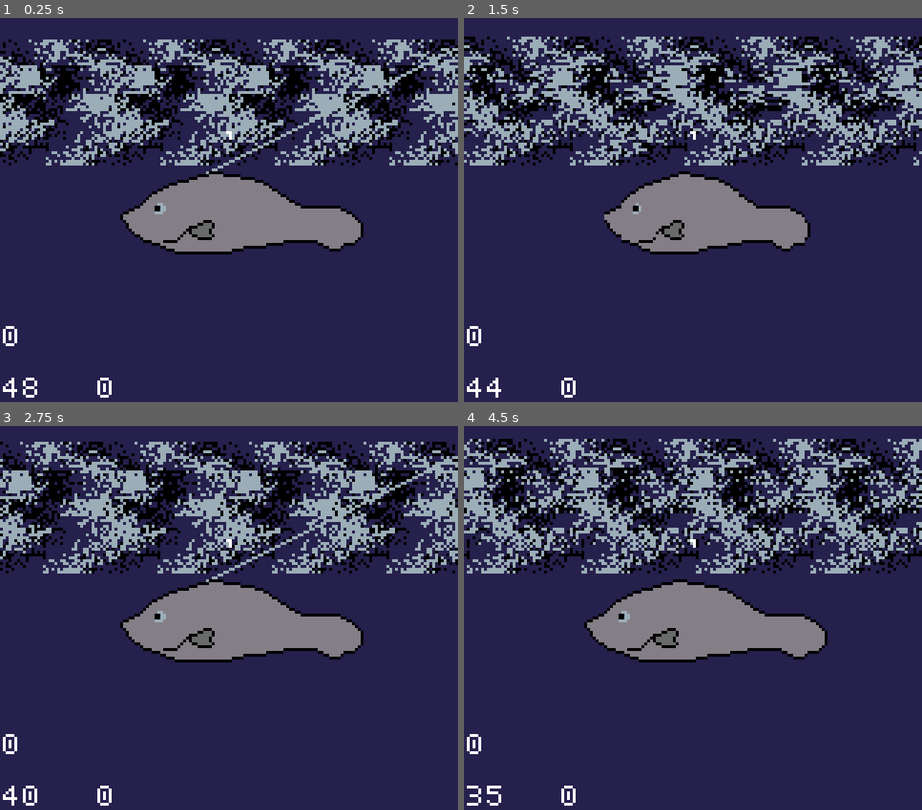
Above: before the commit, frames 1-4 (two rows, left to right).
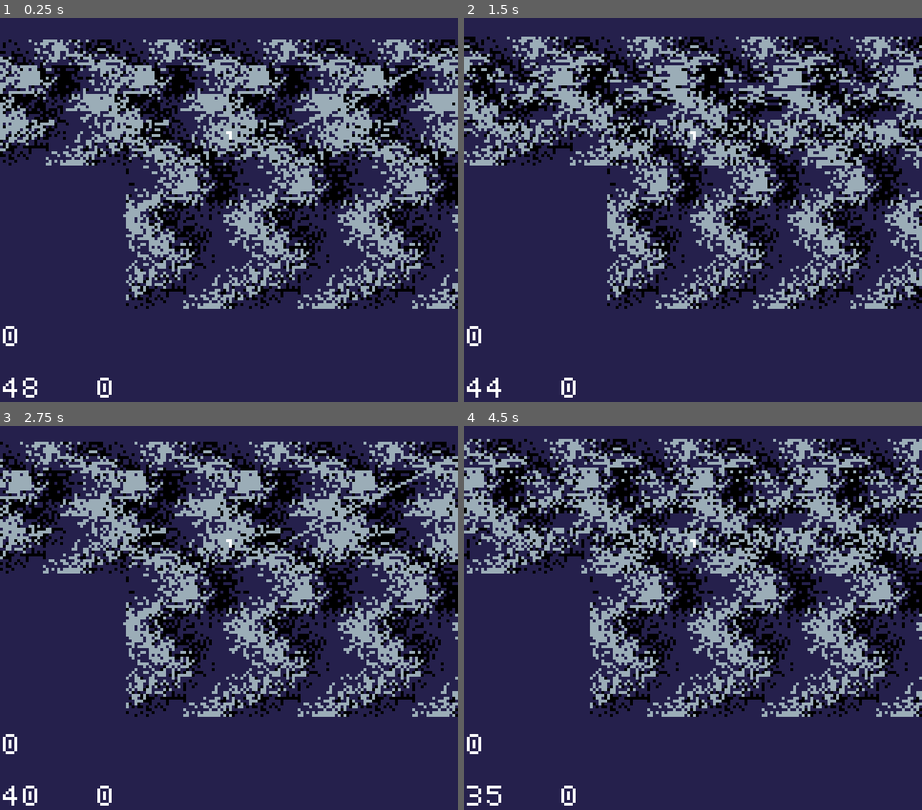
Above: after the commit, the same moments.

Repository: andrebariani/gbjam_12_spooky_fishing
Game: Godot game, scene res://scenes/ui/fish_reeling_scene.tscn
The game is run twice, just before and just after one commit, with the same random seed, the same clock (stepped at 60 frames per second) and the same inputs. This scene is started directly instead of the project's main scene.
Inputs:
- Up to frame 1 (0.25 s): no input
- Up to frame 2 (1.5 s): hold Right (right) 0.53-1.28 s; tap Z (A) at 0.6, 1.35 s; hold Down (down) from 1.28 s (still down)
- Up to frame 3 (2.75 s): release Down (down) at 2.03 s; hold Right (right) from 2.03 s (still down); tap X (B) at 2.1 s; tap Z (A) at 2.3 s
- Up to frame 4 (4.5 s): release Right (right) at 2.78 s; hold Up (up) 2.78-3.53 s; tap Z (A) at 2.85, 3.6 s; hold Left (left) from 3.53 s (still down); tap X (B) at 4.35 s

The runs differ from the first frame. In frame 1, 18% of the frame differs, in the area x 26-100%, y 27-76%; in frame 2, 17%; in frame 3, 18%; in frame 4, 19%.

Commit message:
fish rotates according to sprite on reeling minigame

Diff:
--- a/scenes/entities/fish/Candiru.tres
+++ b/scenes/entities/fish/Candiru.tres
@@ -1,12 +1,14 @@
-[gd_resource type="Resource" script_class="FishData" load_steps=3 format=3 uid="uid://hfrlgdhm8knk"]
+[gd_resource type="Resource" script_class="FishData" load_steps=4 format=3 uid="uid://hfrlgdhm8knk"]
 
 [ext_resource type="Resource" uid="uid://dsq7w47c4m61i" path="res://scenes/items/beetle.tres" id="1_jx1br"]
 [ext_resource type="Script" path="res://scenes/entities/fish/fish_data.gd" id="1_pa6va"]
+[ext_resource type="Texture2D" uid="uid://dh1ytfrnfkg7i" path="res://assets/wave_1.png" id="3_ubt47"]
 
 [resource]
 script = ExtResource("1_pa6va")
 id = &"candiru"
 name = "Candiru"
+sprite = ExtResource("3_ubt47")
 description = "It breaches through the flesh and feasts on its prey from the inside out."
 is_moochable = false
 stamina = 0.0
--- a/scenes/entities/fish/fish_data.gd
+++ b/scenes/entities/fish/fish_data.gd
@@ -4,8 +4,8 @@
 @export_group("Base")
 @export var id: StringName
 @export var name: String
-@export var icon: ImageTexture
-@export var sprite: ImageTexture
+@export var icon: CompressedTexture2D
+@export var sprite: CompressedTexture2D
 @export_multiline var description: String
 @export var is_moochable: bool = false
 @export var stamina: float = 0
--- a/scenes/ui/fish_reeling_scene.gd
+++ b/scenes/ui/fish_reeling_scene.gd
@@ -5,7 +5,8 @@
 @export var input_reel := 'A'
 @export var input_tug := 'B'
 
-@onready var sprite = $Fish
+@onready var sprite_fish_offset = $Hook/FishOffset
+@onready var sprite = $Hook/FishOffset/Fish
 @onready var hook_sprite = $Hook
 @onready var flailTimer = $FlailTimer
 @onready var struggleTimer = $StruggleTimer
@@ -60,11 +61,22 @@
 	max_stamina = fish.stamina
 	stamina = max_stamina
 
+	if fish.sprite:
+		sprite.texture = fish.sprite
+
+		var texture_size = sprite.texture.get_size()
+		var hframes = sprite.hframes
+		var vframes = sprite.vframes
+		var frame_size = Vector2(texture_size.x / hframes, texture_size.y / vframes)
+
+		sprite.position = Vector2(frame_size.x / 2, 0)
+
 func _ready():
-	if fish:
-		#print_debug(fish.stamina)
-		max_stamina = fish.stamina
-		stamina = max_stamina
+	init(fish)
+	#if fish:
+		##print_debug(fish.stamina)
+		#max_stamina = fish.stamina
+		#stamina = max_stamina
 
 var button_pressed = false
 var tug_just_pressed = false
@@ -150,11 +162,16 @@
 
 
 var sprite_flip = false
+var flash_line = true
 func animate_body(_delta):
 	if state != RESULT:
-		hook_sprite.visible = !hook_sprite.visible
+		flash_line = !flash_line
+		var alpha = 255
+		if flash_line:
+			alpha = 0
+		hook_sprite.self_modulate = Color(hook_sprite.self_modulate, alpha)
 	else:
-		hook_sprite.visible = true
+		hook_sprite.self_modulate = Color(hook_sprite.self_modulate, 255)
 	if state == REST:
 		if sprite_flip != button_pressed:
 			sprite_flip = button_pressed
@@ -169,32 +186,37 @@
 	tween = get_tree().create_tween()
 	tween.stop()
 	if sprite_flip:
-		tween.tween_property(sprite, 'scale', Vector2(-1, 1), 0.3) \
-			.set_ease(Tween.EASE_IN) \
-			.set_trans(Tween.TRANS_QUAD)
-		tween.set_parallel()
-		tween.tween_property(hook_sprite, 'position', Vector2(206, 0), 0.3) \
-			.set_ease(Tween.EASE_IN) \
-			.set_trans(Tween.TRANS_QUAD)
+		play_flip_anim(206, 206, -1, 0.3)
 	else:
-		tween.tween_property(sprite, 'scale', Vector2(1, 1), 0.3) \
-			.set_ease(Tween.EASE_IN) \
-			.set_trans(Tween.TRANS_QUAD)
-		tween.set_parallel()
-		tween.tween_property(hook_sprite, 'position', Vector2(123, 0), 0.3) \
-			.set_ease(Tween.EASE_IN) \
-			.set_trans(Tween.TRANS_QUAD)
+		play_flip_anim(123, 206, 1, 0.3)
 	tween.play()
 
 
+func play_flip_anim(left_point_x, right_point_x, _scale, _duration := 0.3):
+	tween = get_tree().create_tween()
+	tween.stop()
+	tween.tween_property(sprite_fish_offset, 'scale', Vector2(_scale, 1), _duration) \
+		.set_ease(Tween.EASE_IN) \
+		.set_trans(Tween.TRANS_QUAD)
+	tween.set_parallel()
+	tween.tween_property(hook_sprite, 'position', Vector2(left_point_x, 0), _duration) \
+		.set_ease(Tween.EASE_IN) \
+		.set_trans(Tween.TRANS_QUAD)
+	#tween.tween_property(sprite_fish_offset, 'position', Vector2(left_point_x, 0), _duration) \
+		#.set_ease(Tween.EASE_IN) \
+		#.set_trans(Tween.TRANS_QUAD)
+	tween.play()
+
+
 func play_got_away_anim():
-	hook_sprite.visible = true
+	hook_sprite.self_modulate = Color(hook_sprite.self_modulate, 255)
 	hook_sprite.frame = 1
 	tween = get_tree().create_tween()
 	tween.stop()
-	tween.tween_property(sprite, 'position', Vector2(-50, 80), 1.5) \
+	tween.tween_property(sprite, 'position', Vector2(-100, 160), 3) \
 		.set_ease(Tween.EASE_IN) \
 		.set_trans(Tween.TRANS_QUAD)
+	tween.set_parallel()
 	tween.tween_property(hook_sprite, 'position', Vector2(123, 20), 10) \
 		.set_trans(Tween.TRANS_LINEAR)
 	tween.play()
@@ -215,7 +237,6 @@
 
 func add_stamina(rate, delta):
 	stamina += rate * 8 * delta
-	#print_debug(max_stamina)
 	stamina = clamp(stamina, 0, max_stamina)
 
 
@@ -225,8 +246,6 @@
 
 
 func update_inputs():
-	#inputs.dirv = Input.get_vector("left", "right", "up", "down")
-
 	for i_p in inputs.pressed:
 		inputs.pressed[i_p] = Input.is_action_pressed(i_p)
 
--- a/scenes/ui/fish_reeling_scene.tscn
+++ b/scenes/ui/fish_reeling_scene.tscn
@@ -12,16 +12,17 @@
 fish = ExtResource("2_uanna")
 
 [node name="Hook" type="Sprite2D" parent="."]
-visible = false
 z_index = -1
 position = Vector2(123, 0)
 texture = ExtResource("3_rqj2c")
 hframes = 2
 
-[node name="Fish" type="Sprite2D" parent="."]
-position = Vector2(85, 73)
+[node name="FishOffset" type="Node2D" parent="Hook"]
+position = Vector2(-79, 72)
+
+[node name="Fish" type="Sprite2D" parent="Hook/FishOffset"]
+position = Vector2(127, 3)
 texture = ExtResource("2_i7pv4")
-region_enabled = true
 region_rect = Rect2(6.82087, 70.6679, 85.6127, 49.3321)
 
 [node name="Debug" type="Control" parent="."]
@@ -31,6 +32,7 @@
 offset_bottom = 40.0
 
 [node name="LineTension" type="Label" parent="Debug"]
+layout_mode = 0
 offset_top = 110.0
 offset_right = 42.0
 offset_bottom = 133.0
@@ -38,6 +40,7 @@
 text = "0"
 
 [node name="Distance" type="Label" parent="Debug"]
+layout_mode = 0
 offset_top = 128.0
 offset_right = 42.0
 offset_bottom = 151.0
@@ -45,6 +48,7 @@
 text = "0"
 
 [node name="Stamina" type="Label" parent="Debug"]
+layout_mode = 0
 offset_left = 33.0
 offset_top = 128.0
 offset_right = 75.0
@@ -53,6 +57,7 @@
 text = "0"
 
 [node name="state" type="Label" parent="Debug"]
+layout_mode = 0
 offset_left = 79.0
 offset_top = 42.0
 offset_right = 121.0
